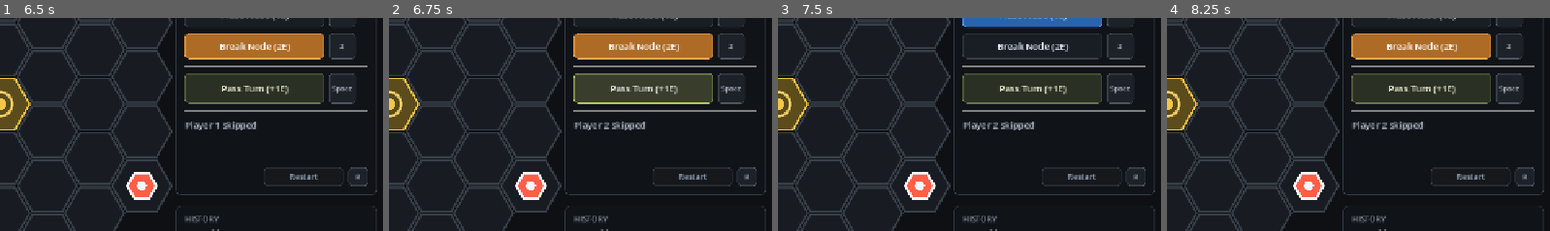
Above: before the commit, frames 1-4 (left to right).
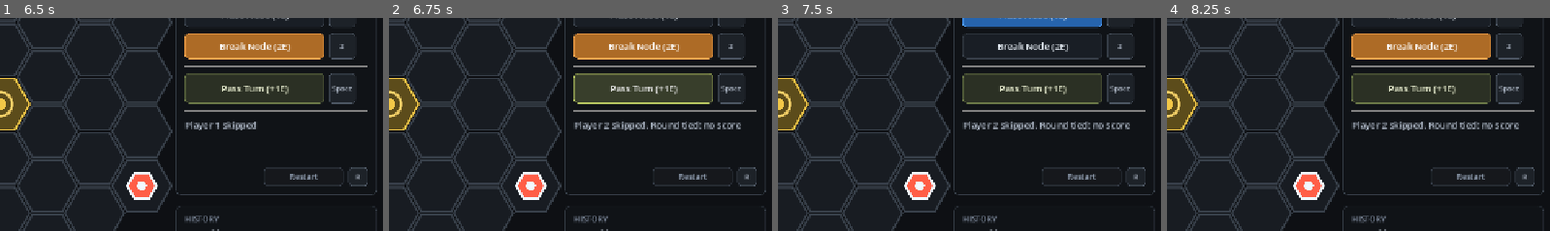
Above: after the commit, the same moments.

Repository: skulhex/hollow-grid
Game: Godot game, scene res://main.tscn
Two runs of this game, one before a commit and one after it. Both use one fixed random seed, a clock stepped at 60 frames per second and the inputs below.
Inputs:
- Up to frame 1 (6.5 s): click "Restart" at 0.5 s; click "Restart" at 1.25 s; click "Restart" at 2 s; click "Place Node (1E)" at 2.75 s; click "Break Node (2E)" at 3.5 s; click "Pass Turn (+1E)" at 4.25 s; click "Place Node (1E)" at 5 s; click "Break Node (2E)" at 5.75 s
- Up to frame 2 (6.75 s): click "Pass Turn (+1E)" at 6.5 s
- Up to frame 3 (7.5 s): click "Place Node (1E)" at 7.25 s
- Up to frame 4 (8.25 s): click "Break Node (2E)" at 8 s
The pictures show only the part of the screen within x 50-100%, y 30-80%; the shares and areas given below are measured in that part.

Frame 1 is identical in both runs. In frame 2, 0.6% of the frame differs, in the area x 67-92%, y 48-53%; in frame 3, 0.6%; in frame 4, 0.6%.

Commit message:
Experiment with round-end scoring

Diff:
--- a/game/scripts/match_state.gd
+++ b/game/scripts/match_state.gd
@@ -28,6 +28,7 @@
 var finished := false
 var status_message := "Player 1: place a node"
 var turn_number := 1
+var round_number := 1
 var move_history: Array[Dictionary] = []
 
 
@@ -46,6 +47,7 @@
 	finished = false
 	status_message = "%s: place a node" % GameDefs.player_label(current_player)
 	turn_number = 1
+	round_number = 1
 	move_history.clear()
 	_grant_energy(current_player, TURN_ENERGY_GAIN)
 
@@ -291,7 +293,7 @@
 
 func _complete_successful_action(action: GameAction, message: String) -> void:
 	_record_move(action, message)
-	_end_turn(message)
+	_end_turn(action, message)
 	turn_number += 1
 
 
@@ -304,25 +306,75 @@
 		"cell": action.cell,
 		"message": message,
 		"energy_after": energy[action.player],
+		"round": round_number,
 	})
 
 
-func _end_turn(message: String) -> void:
+func _end_turn(action: GameAction, message: String) -> void:
 	_update_active_nodes()
-	_score_control_point()
-
-	if scores[current_player] >= 5:
+	var final_message := message
+
+	if action.player == GameDefs.PLAYER_TWO:
+		var score_result := _score_round()
+		_annotate_last_move(score_result)
+		final_message = "%s. %s" % [message, _score_result_message(score_result)]
+		round_number += 1
+
+	var winner := _winner()
+	if not winner.is_empty():
 		finished = true
-		status_message = "%s wins" % GameDefs.player_label(current_player)
+		status_message = "%s. %s wins" % [final_message, GameDefs.player_label(winner)]
 	else:
-		status_message = message
+		status_message = final_message
 		current_player = GameDefs.other_player(current_player)
 		_grant_energy(current_player, TURN_ENERGY_GAIN)
 
 
-func _score_control_point() -> void:
-	if control_point_owner(CONTROL_POINT) == current_player:
-		scores[current_player] += 1
+func _score_round() -> Dictionary:
+	var owner := control_point_owner(CONTROL_POINT)
+	var score_awarded := 0
+
+	if not owner.is_empty():
+		scores[owner] += 1
+		score_awarded = 1
+
+	return {
+		"round": round_number,
+		"scored_player": owner,
+		"score_awarded": score_awarded,
+	}
+
+
+func _score_result_message(score_result: Dictionary) -> String:
+	var scored_player: String = score_result.get("scored_player", "")
+
+	if scored_player.is_empty():
+		return "Round tied: no score"
+
+	return "Round scored: %s +%d" % [
+		GameDefs.player_label(scored_player),
+		int(score_result.get("score_awarded", 0)),
+	]
+
+
+func _annotate_last_move(score_result: Dictionary) -> void:
+	if move_history.is_empty():
+		return
+
+	var last_index := move_history.size() - 1
+	move_history[last_index]["round"] = score_result["round"]
+	move_history[last_index]["scored_player"] = score_result["scored_player"]
+	move_history[last_index]["score_awarded"] = score_result["score_awarded"]
+
+
+func _winner() -> String:
+	if scores[GameDefs.PLAYER_ONE] >= 5:
+		return GameDefs.PLAYER_ONE
+
+	if scores[GameDefs.PLAYER_TWO] >= 5:
+		return GameDefs.PLAYER_TWO
+
+	return ""
 
 
 func _update_active_nodes() -> void:
Not shown, changed: docs/mvp.md
